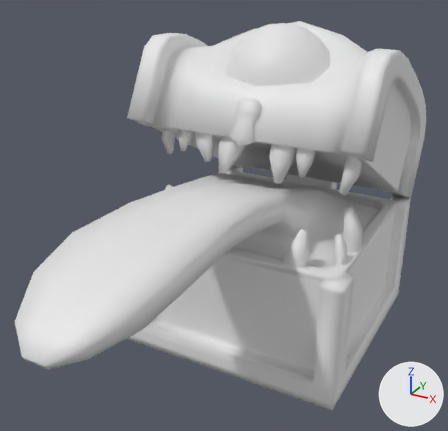
The FBX model Assets/Model/MDL_Chest.fbx, before and after one commit.
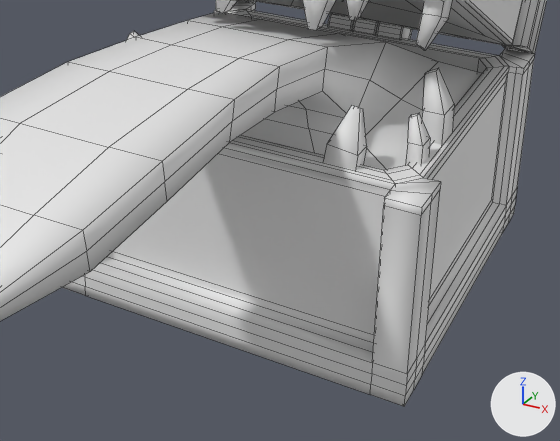
The first picture shows the older version from a 50 mm camera at (3.394, -1.735, 1.235) aimed at (2.61, -0.31, 0.522). The close-ups show both versions on the part from 20% to 95% of the width and 38% to 100% of the height of that picture; other places that the commit changed are outside them. Arrows for +X, +Y and +Z are at lower right; the lights stay in place. The close-ups show mesh edges as thin lines. Materials are left out; every surface is plain grey. Where no turn or scale is listed for an object, it has been applied to the vertices.

Names of what the first close-up shows: 'MDL_Chest_Bottom', 'MDL_Chest_Top'.
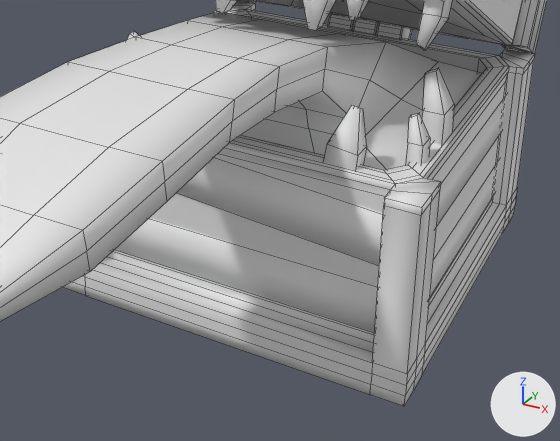
The change, as a diff of the scene's bpy script:
```diff
--- a/Assets/Model/MDL_Chest.fbx.py
+++ b/Assets/Model/MDL_Chest.fbx.py
@@ me_cube_002 @@
 # used by ob_mdl_chest_bottom; location = (2.627, 0.0, 0.637)
-me_cube_002.from_pydata(...)  # 816 vertices, 773 faces; spans x -0.365..0.365, y -1.075..0.378, z -0.625..-0.005
+me_cube_002.from_pydata(...)  # 880 vertices, 797 faces; spans x -0.365..0.365, y -1.079..0.378, z -0.625..-0.005
+# me_cube_002 part 1
+# 32 vertices are added at x -0.348..0.358, y -0.357..0.331, z -0.524..-0.239
+# 8 new vertices lie (0.017, 0.0, 0.0) away from vertices in x 0.321, y -0.357..0.331, z -0.524..-0.286
+# 8 new vertices lie (0.016, 0.0, 0.0) away from vertices in x -0.348, y -0.295..0.305, z -0.524..-0.261
+# 8 new vertices lie (0.0, 0.017, 0.0) away from vertices in x -0.335..0.358, y -0.317, z -0.524..-0.239
+# 8 new vertices lie (0.0, 0.016, 0.0) away from vertices in x -0.317..0.333, y 0.306, z -0.524..-0.273
+# 24 new faces join them
```

What differs and where, as boxes (x1, y1, x2, y2) in the close-ups (560 x 441 px):
part 1 of me_cube_002, added
    after: (115, 94, 507, 333)
